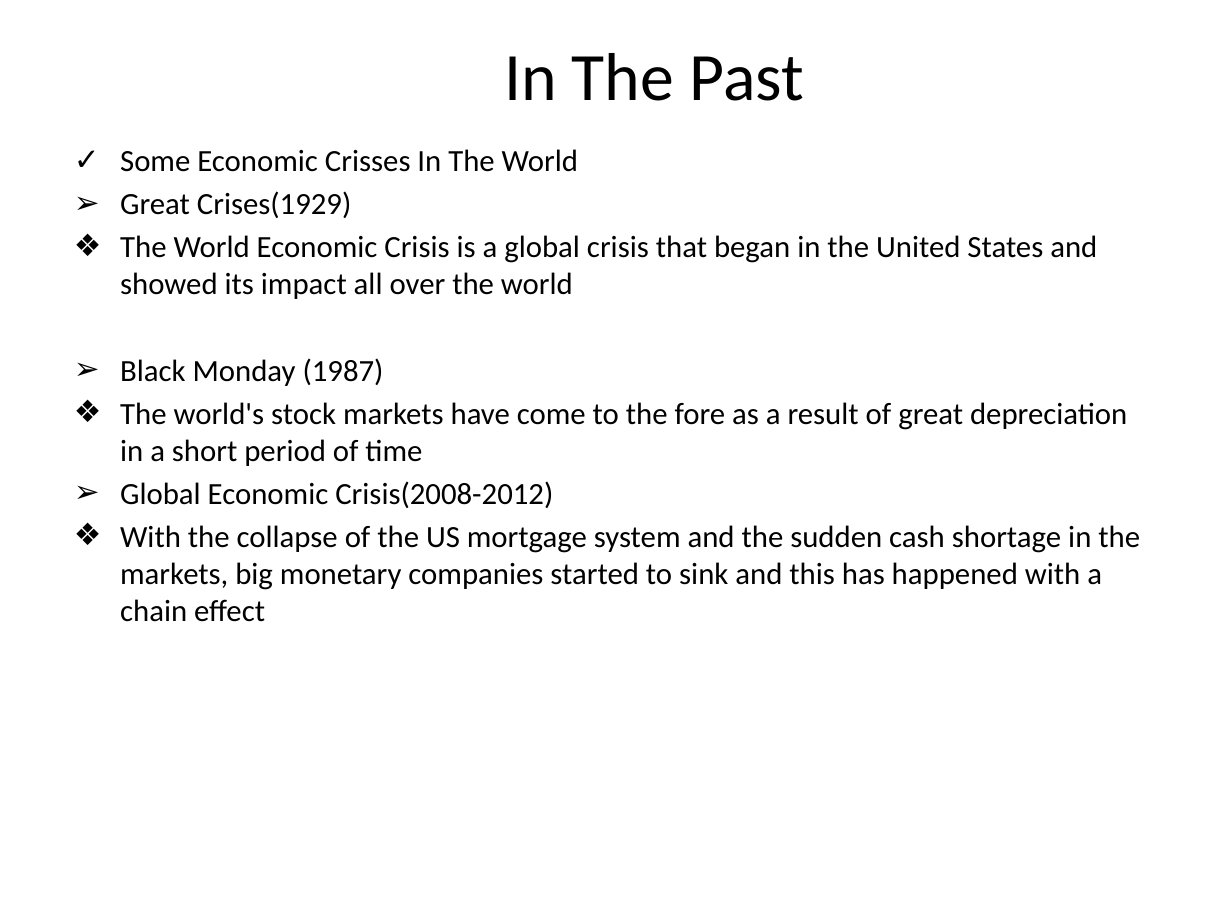
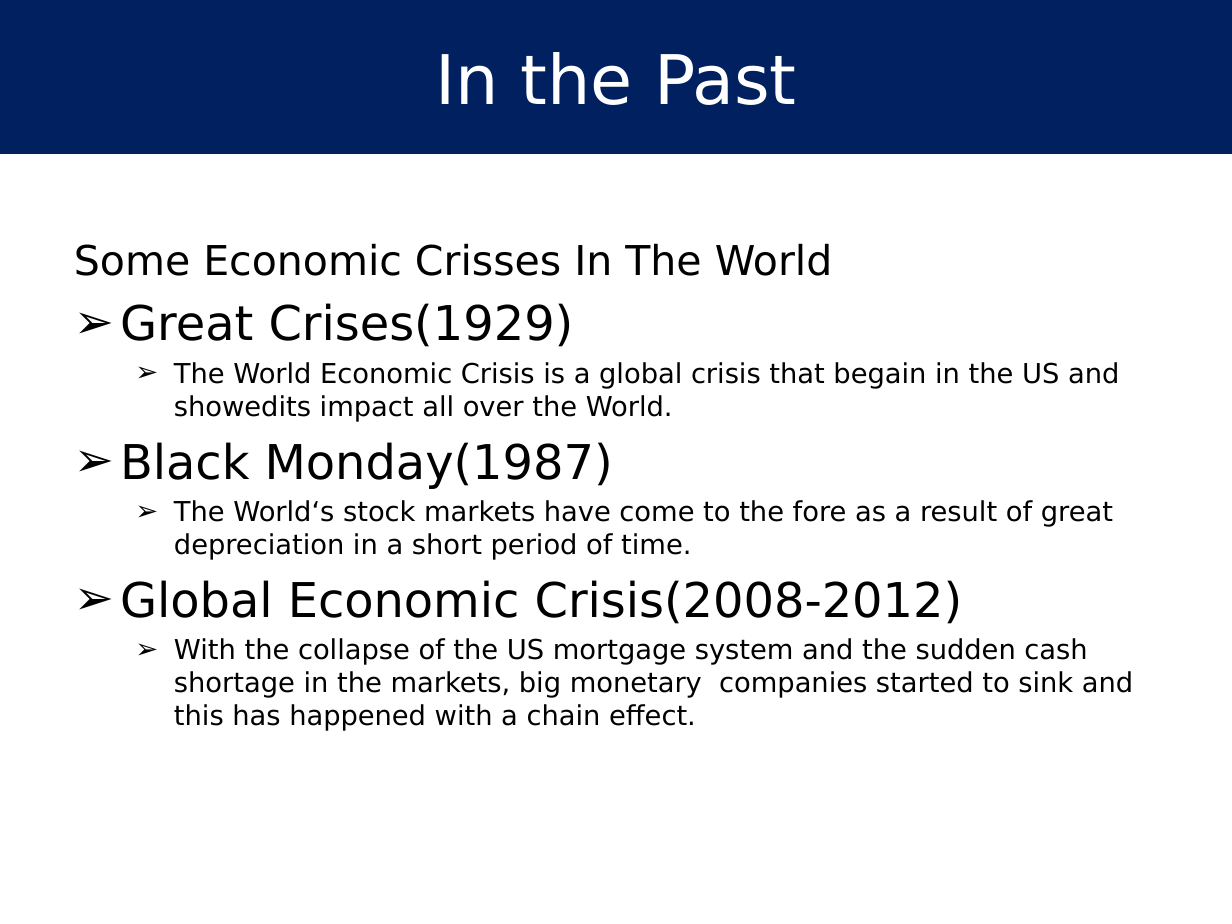
Before and after one commit to hakanyildiz/BIM444-Computer-Engineering-Apps, a slide deck: slide 5 of Documents/DUYARLIOL.pptx. Drawn at 1232x924 pixels with LibreOffice and Linux fonts; fonts in the diff are those of the drawing. Boxes give left, top, right and bottom in pixels: in the first picture for what was removed or moved away, otherwise in the second. Text is boxed around its words. In the diff, an @@ line names an element or a change of style, - is before the commit and + after.

```diff
--- a/Documents/DUYARLIOL.pptx
+++ b/Documents/DUYARLIOL.pptx
@@ rectangle added at (0,0,1232,154), fill #002060, 40 pt, text #FFFFFF @@
+In the Past
@@ text "Some Economic Crisses In The ...": place and size @@
-text "Some Economic Crisses In The ..." at (120,149,1140,622)
+text "Some Economic Crisses In The ..." at (74,243,1133,731)
@@ text at (74,243,963,624): size 18 to 24 pt in "Some Economic Crisses In The World"; font Calibri to DejaVu Sans in "Some Economic Crisses In The World", "Great Crises(1929)", "Global Economic Crisis(2008-2012)"; size 18 to 28 pt in "Great Crises(1929)", "Global Economic Crisis(2008-2012)"; bullet ✓ to none; more space between paragraphs @@
@@ text at (120,362,1119,560): text changed; size 18 to 16 pt; font Calibri to DejaVu Sans @@
-❖ The World Economic Crisis is a global crisis that began in the United States and showed its impact all over the world
-➢ Black Monday (1987)
-❖ The world's stock markets have come to the fore as a result of great depreciation in a short period of time
+  ➢ The World Economic Crisis is a global crisis that begain in the US and showedits impact all over the World.
+➢ Black Monday(1987)
+  ➢ The World‘s stock markets have come to the fore as a result of great depreciation in a short period of time.
@@ text at (174,638,1133,731): text changed; size 18 to 16 pt; font Calibri to DejaVu Sans @@
-❖ With the collapse of the US mortgage system and the sudden cash shortage in the markets, big monetary companies started to sink and this has happened with a chain effect
+  ➢ With the collapse of the US mortgage system and the sudden cash shortage in the markets, big monetary companies started to sink and this has happened with a chain effect.
```
Also in this commit, not shown: 17 other slides changed, 2 slides added, 2 slides removed.
